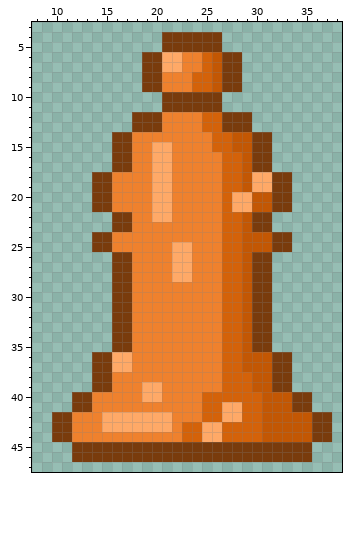
Edited in one commit: pixel-art sprite (Assets/Images/W_Queen.png). This is how it looked before the edit.
The file is 48x48 pixels. Shown: x 8..38, y 3..47.
New version:
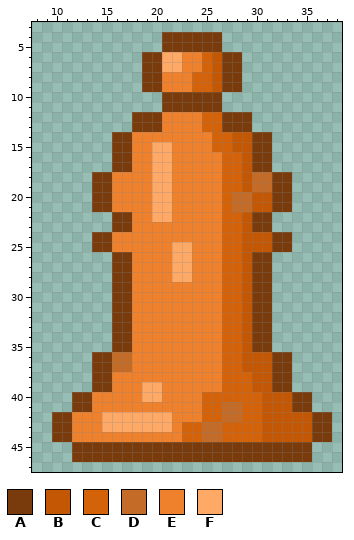
Palette (. is transparent): A #793b0c  B #c35703  C #d46209  D #c36b27  E #ef812d  F #ffa967
Difference:
Colour F becomes colour D in rows 18 to 19 at x 30 to 31; in rows 20 to 21 at x 28 to 29; in rows 36 to 37 at x 16 to 17; in rows 41 to 42 at x 27 to 28; in rows 43 to 44 at x 25 to 26.
